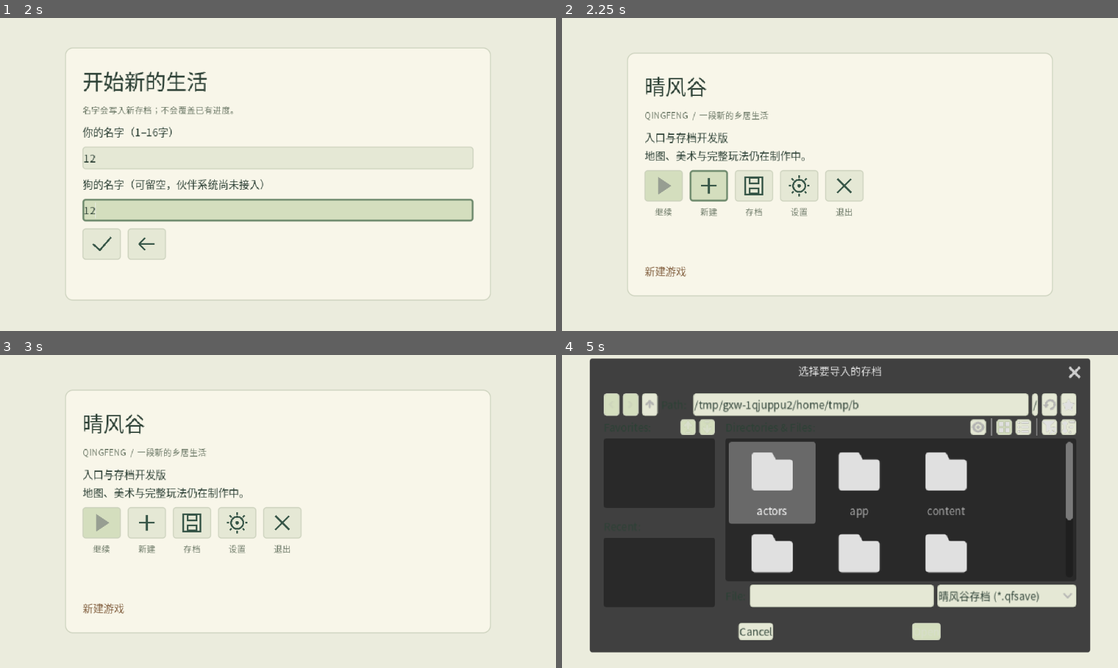
Above: before the commit, frames 1-4 (two rows, left to right).
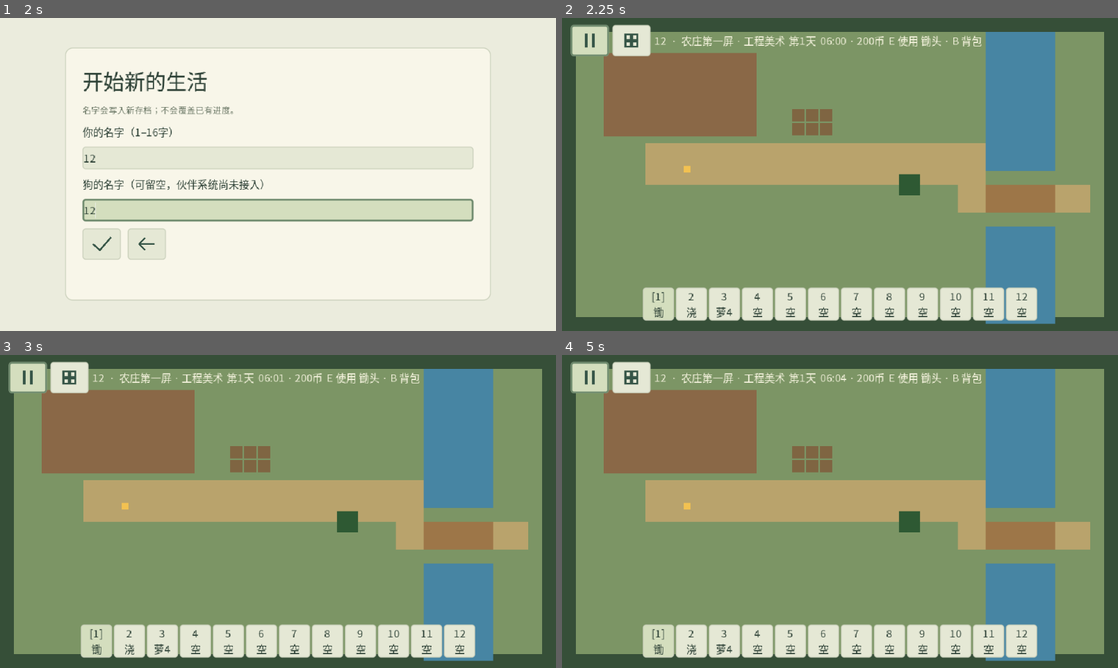
Above: after the commit, the same moments.

Repository: natefox2017/qingfeng
Game: Godot game, scene res://app/main.tscn
Two runs of this game, one before a commit and one after it. Both use one fixed random seed, a clock stepped at 60 frames per second and the inputs below.
Inputs (mouse positions are in pixels of both pictures, inside the frame that each line leads up to):
- Up to frame 1 (2 s): click (144, 187) at 0.52 s; click (278, 158) at 1.27 s; type "12" at 1.35 s; click (278, 208) at 1.5 s; type "12" at 1.58 s
- Up to frame 2 (2.25 s): click (662, 243) at 2.02 s
- Up to frame 3 (3 s): click (27, 376) at 2.77 s
- Up to frame 4 (5 s): click (756, 524) at 3.52 s; click (662, 583) at 4.27 s

Frame 1 is identical in both runs. In frame 2, 94% of the frame differs, in the area x 0-100%, y 0-100%; in frame 3, 94%; in frame 4, 96%.
Error before the commit: Cannot call method 'get_children' on a null value. (res://world/village_first_screen.gd:53)

Commit message:
Add resident home social and neighbor anchors to village

Diff:
--- a/game/world/village_first_screen.tscn
+++ b/game/world/village_first_screen.tscn
@@ -116,6 +116,40 @@
 metadata/spot_id = "forage.village.002"
 metadata/forage_id = "forage.wild_herb"
 
+[node name="ResidentAnchors" type="Node2D" parent="."]
+
+[node name="GrocerHome" type="Marker2D" parent="ResidentAnchors"]
+position = Vector2(344, 240)
+metadata/anchor_id = "anchor.resident.grocer.home"
+
+[node name="GrocerSocial" type="Marker2D" parent="ResidentAnchors"]
+position = Vector2(336, 208)
+metadata/anchor_id = "anchor.resident.grocer.social"
+
+[node name="MakerHome" type="Marker2D" parent="ResidentAnchors"]
+position = Vector2(560, 176)
+metadata/anchor_id = "anchor.resident.maker.home"
+
+[node name="MakerSocial" type="Marker2D" parent="ResidentAnchors"]
+position = Vector2(472, 208)
+metadata/anchor_id = "anchor.resident.maker.social"
+
+[node name="NeighborHome" type="Marker2D" parent="ResidentAnchors"]
+position = Vector2(112, 240)
+metadata/anchor_id = "anchor.resident.neighbor.home"
+
+[node name="NeighborWork" type="Marker2D" parent="ResidentAnchors"]
+position = Vector2(208, 208)
+metadata/anchor_id = "anchor.resident.neighbor.work"
+
+[node name="NeighborSocial" type="Marker2D" parent="ResidentAnchors"]
+position = Vector2(288, 208)
+metadata/anchor_id = "anchor.resident.neighbor.social"
+
+[node name="NeighborRain" type="Marker2D" parent="ResidentAnchors"]
+position = Vector2(240, 144)
+metadata/anchor_id = "anchor.resident.neighbor.rain"
+
 [node name="FootSorted" type="Node2D" parent="."]
 y_sort_enabled = true
 
